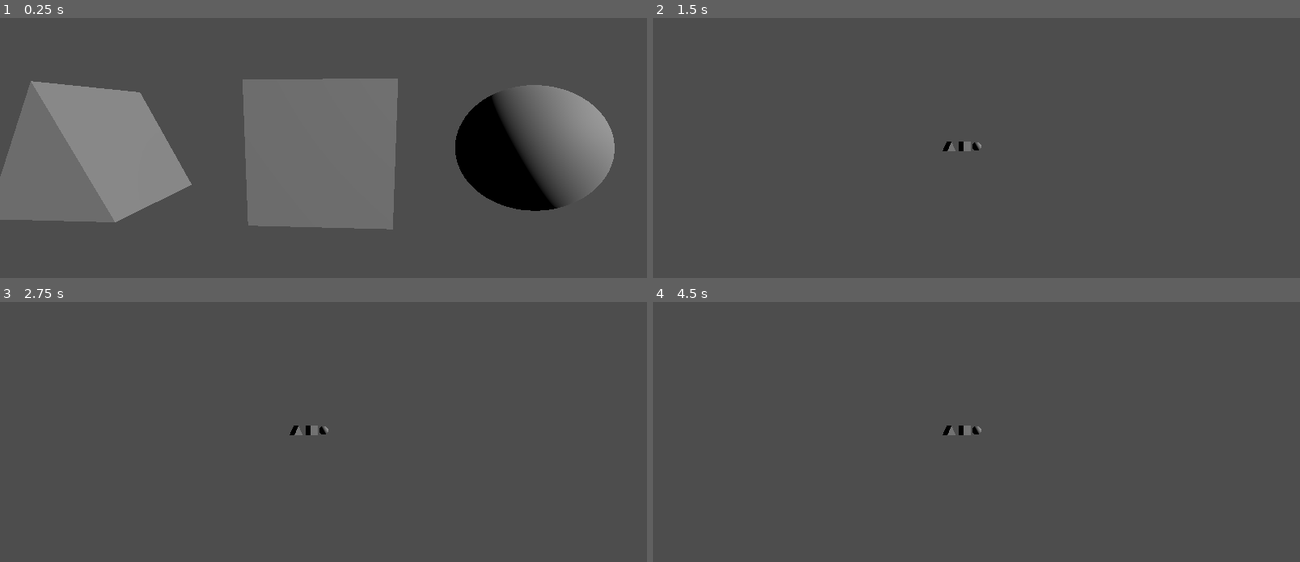
Above: before the commit, frames 1-4 (two rows, left to right).
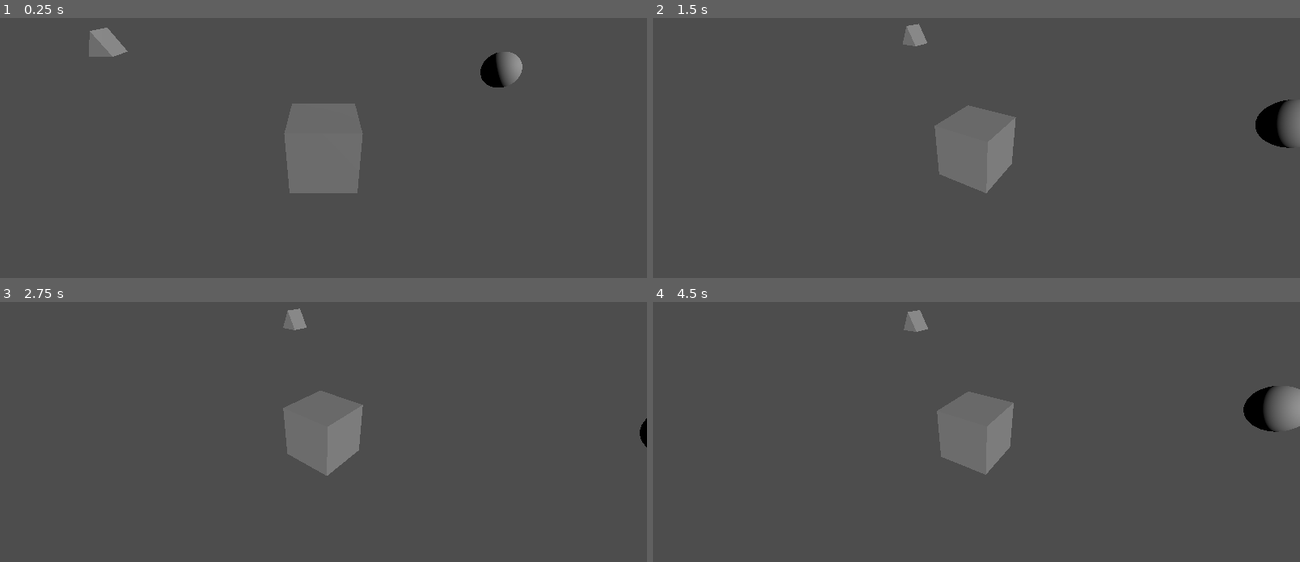
Above: after the commit, the same moments.

Repository: videlanicolas/godot_experiments
Game: Godot game, scene res://level.tscn
Two runs of this game, one before a commit and one after it. Both use one fixed random seed, a clock stepped at 60 frames per second and the inputs below.
Inputs (mouse positions are in pixels of both pictures, inside the frame that each line leads up to):
- Up to frame 1 (0.25 s): no input
- Up to frame 2 (1.5 s): move the mouse to (1118, 127) at 0.52 s; hold D (right) 0.53-1.28 s; click (1118, 127) at 0.6 s; move the mouse to (847, 166) at 1.27 s; hold A (left) from 1.28 s (still down); click (847, 166) at 1.35 s
- Up to frame 3 (2.75 s): move the mouse to (388, 341) at 2.02 s; release A (left) at 2.03 s; hold D (right) from 2.03 s (still down); click (388, 341) at 2.1 s
- Up to frame 4 (4.5 s): move the mouse to (944, 510) at 2.77 s; click (944, 510) at 2.85 s; move the mouse to (1170, 491) at 3.52 s; release D (right) at 3.53 s; hold A (left) from 3.53 s (still down); click (1170, 491) at 3.6 s; move the mouse to (782, 369) at 4.27 s; click (782, 369) at 4.35 s

The runs differ from the first frame. In frame 1, 30% of the frame differs, in the area x 0-95%, y 3-82%; in frame 2, 4.0%; in frame 3, 3.2%; in frame 4, 3.9%.
Error before the commit: Invalid access to property or key 'global_position' on a base object of type 'Nil'. (res://Camera3D.gd:38)

Commit message:
nicer camera

Diff:
--- a/CameraMovement/Camera3D.gd
+++ b/CameraMovement/Camera3D.gd
@@ -1,6 +1,7 @@
 extends Camera3D
 
 const FOLLOW_SPEED := 1.0
+const ROTATE_SPEED := 1.0
 const RAY_LENGTH = 1000
 
 @export
@@ -21,38 +22,39 @@
 @export
 var withSlerp := false
 
-var selectedObject: CollisionObject3D = null
+@onready
+var _prev_target : Node3D = target
+
+@onready
+var tween := create_tween().set_ease(Tween.EASE_IN_OUT).set_trans(Tween.TRANS_SINE)
+
+func _ready():
+	tween.tween_property($"..", "global_position", target.global_position, 1)
 
 func _physics_process(delta):
 	if Input.is_action_just_pressed("Select"):
-		var hitCollider := CheckClickRaycast()
-		if hitCollider:
-			selectedObject = hitCollider
-			target = hitCollider
-		else:
-			selectedObject = null
-			target = null
-	# If there is no target, skip doing anything.
-	if target == null:
-		pass
-	var n := global_position - target.global_position
+		var hit := CheckClickRaycast()
+		if "collider" in hit:
+			if tween:
+				tween.kill()
+				tween = create_tween().set_ease(Tween.EASE_IN_OUT).set_trans(Tween.TRANS_SINE)
+			tween.tween_property($"..", "global_position", hit["collider"].global_position, 1)
 	# Check if the user pressed any input.
 	if Input.is_action_pressed("left"):
-		global_position = n.rotated(Vector3.UP, -delta * rotateSpeed)
+		$"..".rotate(Vector3.UP, -delta * ROTATE_SPEED)
 	if Input.is_action_pressed("right"):
-		global_position = n.rotated(Vector3.UP, delta * rotateSpeed)
+		$"..".rotate(Vector3.UP, delta * ROTATE_SPEED)
 	# Look at the target.
-	look_at(target.global_position)
+	look_at($"..".position)
 	# Now adjust the camera position according to the distance.
 	_adjust_distance_from_target(delta)
 
 func _adjust_distance_from_target(delta):
-	# First calculate the vector the Camera should be in.
-	var desiredPosition := (global_position - target.global_position).normalized() * distance
+	var desiredPosition = position.normalized() * distance
 	# Interpolate the position of the camera to slowly adjust its position.
-	global_position = global_position.lerp(desiredPosition, delta * FOLLOW_SPEED)
+	position = position.lerp(desiredPosition, delta * FOLLOW_SPEED)
 
-func CheckClickRaycast() -> CollisionObject3D:
+func CheckClickRaycast() -> Dictionary:
 	# Get the physics space.
 	var space_state = get_world_3d().direct_space_state
 	# Get the mouse position.
@@ -69,6 +71,9 @@
 	# Make the actualy query.
 	var result = space_state.intersect_ray(query)
 	if !result:
-		return null
+		return Dictionary()
 	print(result)
-	return result['collider']
+	return result
+
+func RotateAround(axis : Vector3, circleNormal : Vector3, angleRadians : float):
+	pass
--- a/CameraMovement/level.tscn
+++ b/CameraMovement/level.tscn
@@ -20,13 +20,14 @@
 
 [node name="Level" type="Node"]
 
-[node name="Camera3D" type="Camera3D" parent="." node_paths=PackedStringArray("target")]
-transform = Transform3D(1, 0, 0, 0, 1, 0, 0, 0, 1, 0.0835352, 0.185362, 1.443)
+[node name="Target" type="Marker3D" parent="."]
+
+[node name="Camera3D" type="Camera3D" parent="Target" node_paths=PackedStringArray("target")]
+transform = Transform3D(1, 0, 0, 0, 1, 0, 0, 0, 1, 0, 1.99021, 3.20284)
 script = ExtResource("1_pg4bi")
-target = NodePath("../Cube/CubeMesh")
+target = NodePath("../../Cube/CubeMesh")
 distance = 5.0
 speedCurve = SubResource("Curve_g6ndf")
-rotateSpeed = 5.0
 slerpWeight = 0.615
 withSlerp = true
 
@@ -44,7 +45,7 @@
 shape = SubResource("BoxShape3D_sp3ku")
 
 [node name="Prism" type="StaticBody3D" parent="."]
-transform = Transform3D(1, 0, 0, 0, 1, 0, 0, 0, 1, -1.97542, 0, 0)
+transform = Transform3D(1, 0, 0, 0, 1, 0, 0, 0, 1, -9.33051, 0, -8.42544)
 
 [node name="PrismMesh" type="MeshInstance3D" parent="Prism"]
 mesh = SubResource("PrismMesh_28qag")
@@ -54,7 +55,7 @@
 shape = SubResource("BoxShape3D_bi654")
 
 [node name="Sphere" type="StaticBody3D" parent="."]
-transform = Transform3D(1, 0, 0, 0, 1, 0, 0, 0, 1, 1.63645, 0, 0)
+transform = Transform3D(1, 0, 0, 0, 1, 0, 0, 0, 1, 5.10376, 0, -4.17703)
 
 [node name="SphereMesh" type="MeshInstance3D" parent="Sphere"]
 mesh = SubResource("SphereMesh_kwfkf")
